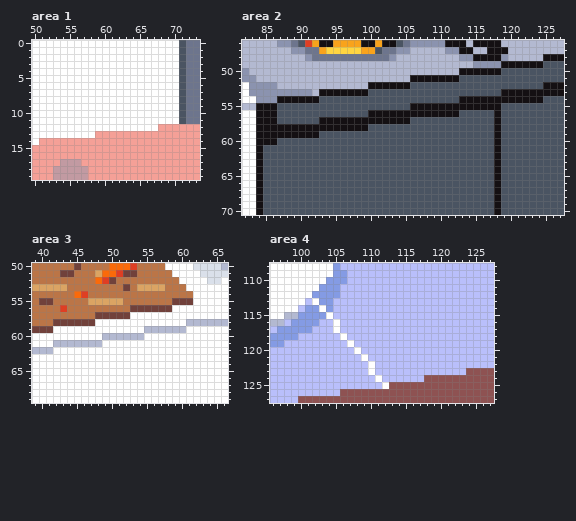
Pixel-art file: Jun_2021/Breakfast.aseprite. Above: the version before the commit.
128x128 pixels, 1 frame. Colours within 5 levels of each other are drawn and written as one. Shown: area 1: x 50..73, y 0..19; area 2: x 82..127, y 46..70; area 3: x 39..66, y 50..69; area 4: x 96..127, y 108..127. The commit also changed other parts of the picture, which this record leaves out.
Once edited:
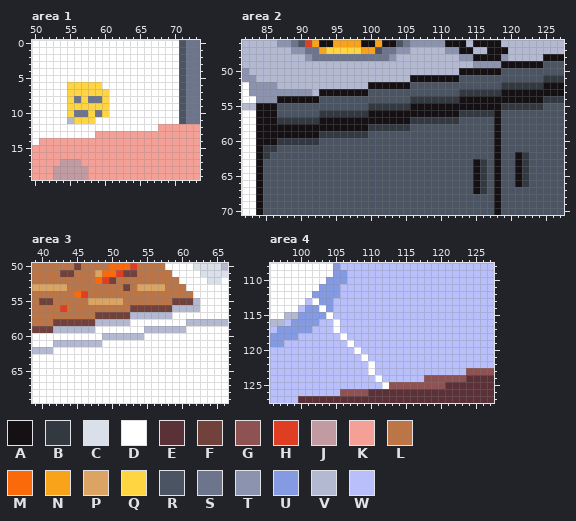
Palette (. is transparent): A #141013  B #333941  C #dae0ea  D #ffffff  E #5b3138  F #71413b  G #8e5252  H #df3e23  J #c29aa2  K #f5a097  L #bb7547  M #fa6a0a  N #f9a31b  P #dba463  Q #ffd541  R #4a5462  S #6d758d  T #8b93af  U #849be4  V #b3b9d1  W #b9bffb
From old to new:
layer "Postit" added
Changed rows in their new state; - is an unchanged pixel.
Area 1, layer "Postit":
first column x 55:
 6 QQQQQ-
 7 QQQQQQ
 8 QSQSSQ
 9 QQQQQQ
10 QSSQSQ
11 VQQQ--
Area 2, layer "Kitchen":
first column x 85:
51 ----------------------------------------BBB
52 ----------------------------------BBBBBB---
53 ----------------------------BBBBBB---------
54 ---------------------BBBBBBB------------BBB
55 ---------------BBBBBB-------------BBBBBB---
56 --------BBBBBBB-------------BBBBB----------
57 --BBBBBB-------------BBBBBBB---------------
58 ---------------BBBBBB----------------------
59 --------BBBBBBB----------------------------
60 --BBBBBB-----------------------------------
61 BB-----------------------------------------
62 B-----------------------------------AB-----
63 ------------------------------AB----AB-----
64 ------------------------------AB----AB-----
65 ------------------------------AB----AB-----
66 ------------------------------AB----AB-----
67 ------------------------------AB-----------
Area 3, layer "Board":
first column x 42:
55 --------------------V
56 -----------------VVVV
57 -----------VVVVVV----
58 ------VVVVV----------
59 VVVVVV---------------
Area 4, layer "Table":
first column x 100:
124 ------------------------EEEE
125 ---------------------EEEEEEE
126 ----------EEEEEEEEEEEEEEEEEE
127 EEEEEEEEEEEEEEEEEEEEEEEEEEEE
Where, in picture pixels (left, top, right, bottom), the same in both pictures:
changed: (67, 82, 109, 124)
changed: (263, 75, 564, 194)
changed: (53, 298, 200, 333)
changed: (298, 375, 494, 403)
